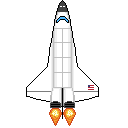
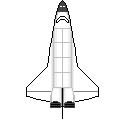
Revision of a layered 128 x 128 image; what changed, layer by layer:
moved "flag" into group "mask", painted on it over <box>88,85,94,90</box>
hid "exhaust right" over <box>63,108,76,126</box>
hid "exhaust left" over <box>49,108,62,126</box>
removed layer "ship shading" from group "ship" over <box>57,17,94,90</box>
removed layer "color" from group "ship" over <box>57,17,94,90</box>
painted on "outline" over <box>57,17,94,90</box>
